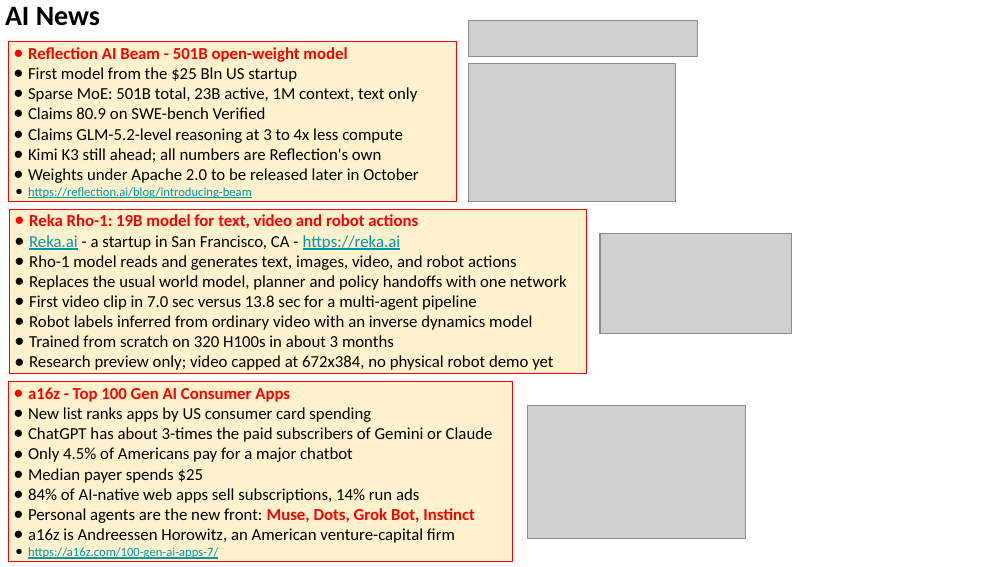
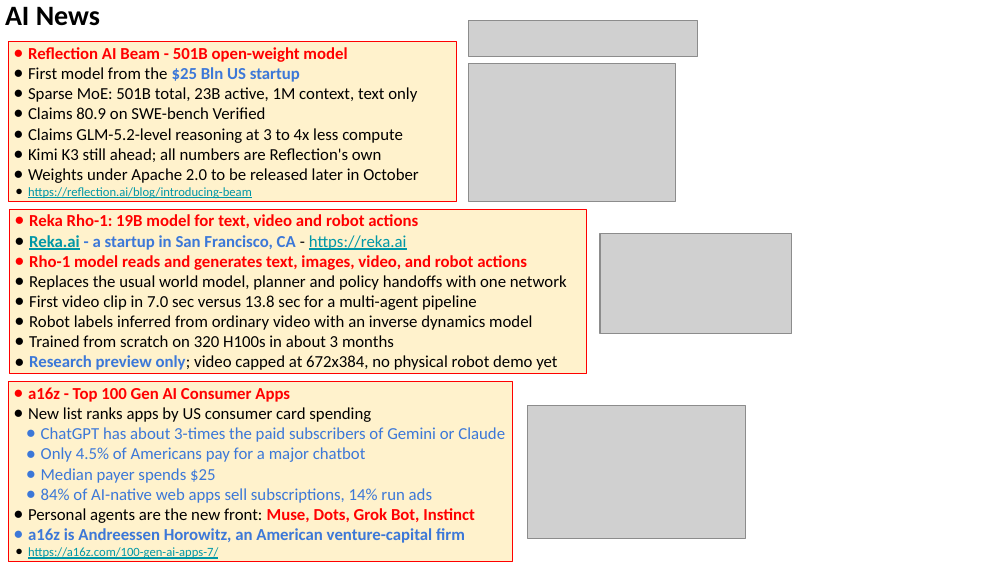
Before and after one commit to lselector/seminar, a slide deck: slide 23 of 2026/2026-10-09-AI-News.pptx (slide 21 before the commit). Drawn at 1008x567 pixels with LibreOffice and Linux fonts; fonts in the diff are those of the drawing; grey boxes stand for pictures. Boxes give left, top, right and bottom in pixels: in the first picture for what was removed or moved away, otherwise in the second. Text is boxed around its words. In the diff, an @@ line names an element or a change of style, - is before the commit and + after.

```diff
--- a/2026/2026-10-09-AI-News.pptx
+++ b/2026/2026-10-09-AI-News.pptx
@@ text in rectangle at [28, 67, 300, 82]: text colour #000000 to #3C78D8, bold on in "$25 Bln US startup" @@
@@ text in rectangle at [29, 235, 557, 370]: text colour #000000 to #3C78D8 in "- a startup in San Francisco, CA", "Research preview only;"; bold on in "Reka.ai - a startup in San Francisco, ...", "Rho-1 model reads and generates text, images, ...", "Research preview only;"; text colour #000000 to #FF0000 in "Rho-1 model reads and generates text, images, ..."; bullet colour #000000 to #FF0000 @@
@@ text in rectangle at [28, 427, 505, 543]: text colour #000000 to #3C78D8 in "ChatGPT has about 3-times the paid subscribers ...", "Only 4.5% of Americans pay for a ...", "Median payer spends $25", "84% of AI-native web apps sell subscriptions, ..." and 1 more places; bold on in "a16z is Andreessen Horowitz, an American venture-capital ..."; indent changed; bullet colour #000000 to #3C78D8 @@
```
Also in this commit, not shown: 18 other slides changed, 3 slides added, 5 slides removed.
